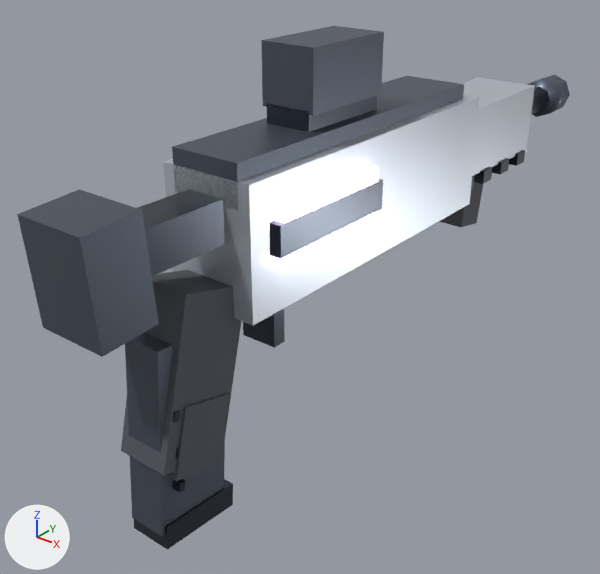
A saved change to the Blender file assets/source/wpn_burst_carbine.blend.
Before and after are seen from a 50 mm camera at (0.307, -0.347, 0.194) aimed at (-0.034, 0.079, -0.07). Every picture has the same lights, and +X, +Y and +Z are marked at lower left. The older version comes first.

Objects in the first picture: 'wpn_burst_carbine'.
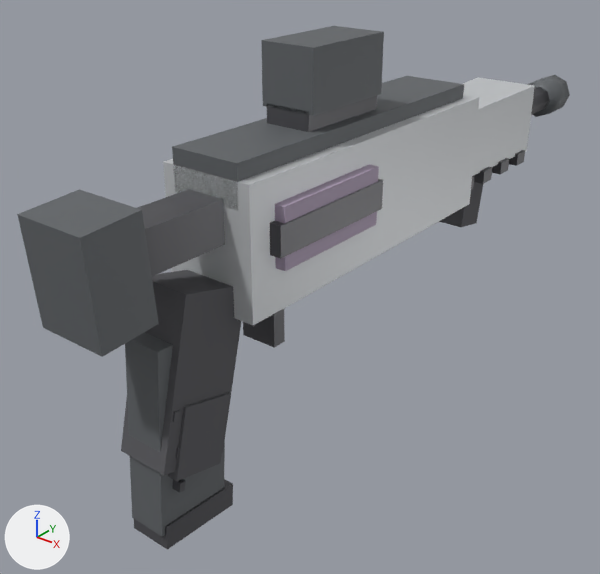
Diff of the bpy script that builds the scene:
```diff
--- a/assets/source/wpn_burst_carbine.blend.py
+++ b/assets/source/wpn_burst_carbine.blend.py
@@ mat_ns_trim @@
 mat_ns_trim = principled_material('ns_trim')
-mat_ns_trim.base_color = (0.06, 0.07, 0.09)  # greyish blue #454b55
-mat_ns_trim.metallic = 0.85
-mat_ns_trim.roughness = 0.28
+mat_ns_trim.base_color = (0.09, 0.09, 0.1)  # dark grey #555559
+mat_ns_trim.metallic = 0.3
+mat_ns_trim.roughness = 0.44
@@ mat_ns_body_light @@
 mat_ns_body_light = principled_material('ns_body_light')
-mat_ns_body_light.base_color = (0.62, 0.67, 0.74)  # light grey #ced6df
-mat_ns_body_light.metallic = 0.55
-mat_ns_body_light.roughness = 0.34
+mat_ns_body_light.base_color = (0.6, 0.62, 0.64)  # light grey #cbced1
+mat_ns_body_light.metallic = 0.22
+mat_ns_body_light.roughness = 0.48
@@ mat_ns_body_dark @@
 mat_ns_body_dark.base_color = (0.11, 0.13, 0.17)  # greyish blue #5d6573
-mat_ns_body_dark.metallic = 0.66
-mat_ns_body_dark.roughness = 0.42
+mat_ns_body_dark.metallic = 0.18
+mat_ns_body_dark.roughness = 0.62
@@ mat_ns_glass @@
 mat_ns_glass.alpha = 0.28
-mat_ns_glass.emission_color = (0.04, 0.16, 0.2)  # dark cyan #386f7c
-mat_ns_glass.emission_strength = 0.6
@@ mat_ns_energy_violet @@
 mat_ns_energy_violet = principled_material('ns_energy_violet')
-mat_ns_energy_violet.base_color = (0.5, 0.35, 0.85)  # purple #bca0ed
-mat_ns_energy_violet.metallic = 0.1
-mat_ns_energy_violet.roughness = 0.25
-mat_ns_energy_violet.emission_color = (0.78, 0.63, 1.0)  # purple #e5d0ff
-mat_ns_energy_violet.emission_strength = 5.0
+mat_ns_energy_violet.base_color = (0.42, 0.34, 0.46)  # grey #ad9eb5
+mat_ns_energy_violet.metallic = 0.05
+mat_ns_energy_violet.roughness = 0.62
```

Location of each change, (x1, y1, x2, y2) in pixels of the pictures (600 x 574 px):
'wpn_burst_carbine', recoloured, surface changed: (17, 28, 564, 549) in both
